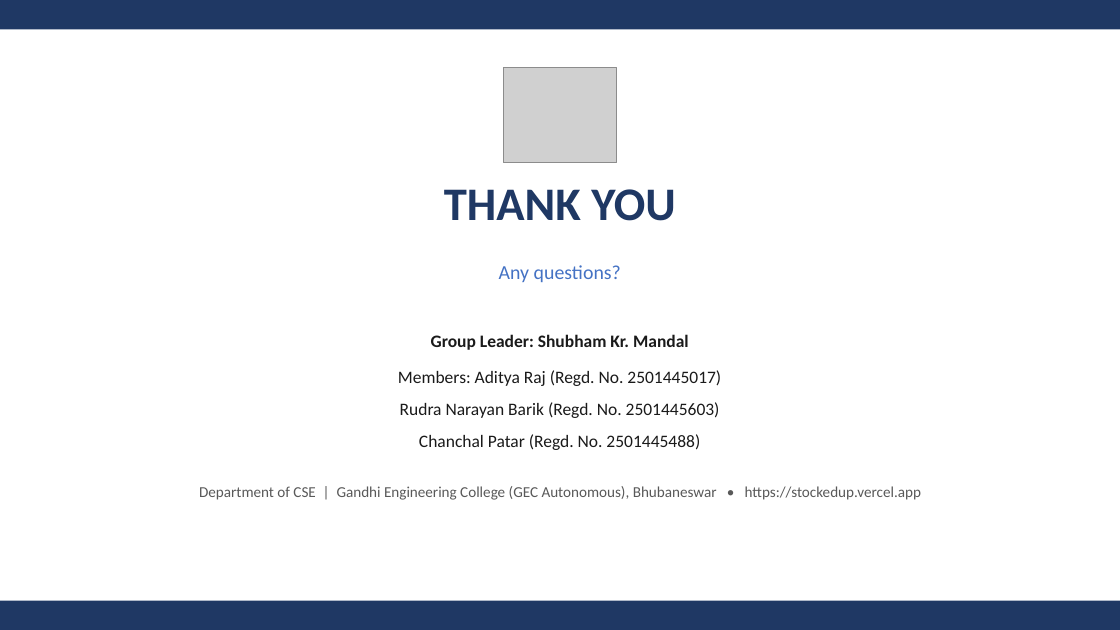
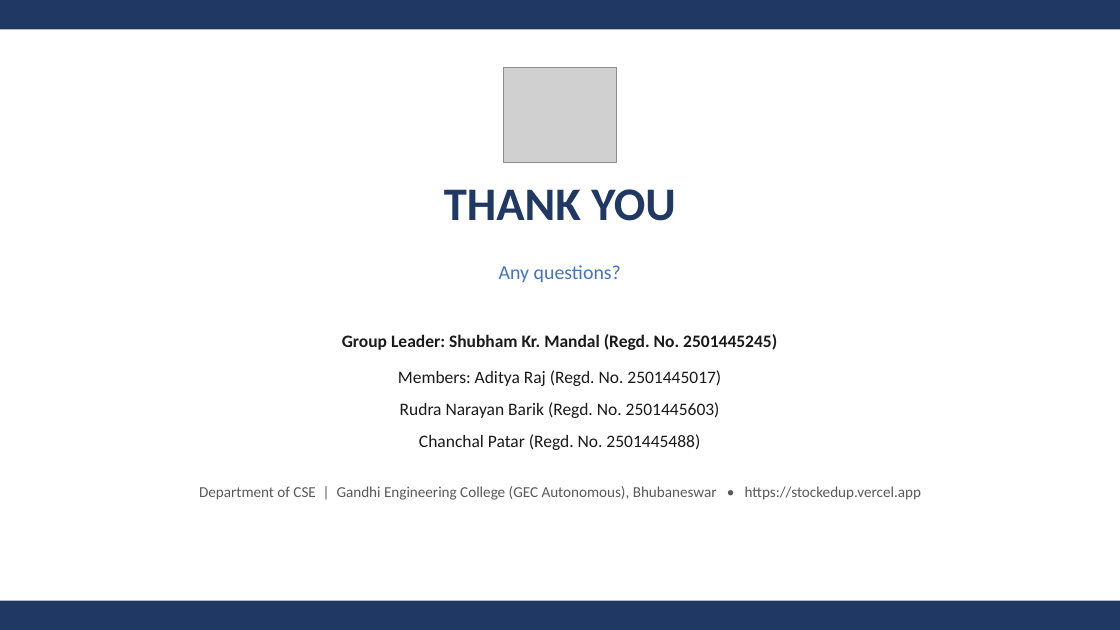
Before and after one commit to adittsingh/Online-Shopping-E-Commerce-System, a slide deck: slide 13 of Stockedup_Project_Presentation.pptx. Drawn at 1120x630 pixels with LibreOffice and Linux fonts; fonts in the diff are those of the drawing; grey boxes stand for pictures. Boxes give left, top, right and bottom in pixels: in the first picture for what was removed or moved away, otherwise in the second. Text is boxed around its words. In the diff, an @@ line names an element or a change of style, - is before the commit and + after.

Commit message:
Add Regd. No. 2501445245 for group leader in presentation team slides

```diff
--- a/Stockedup_Project_Presentation.pptx
+++ b/Stockedup_Project_Presentation.pptx
@@ text at bbox=[342, 334, 777, 350]: text changed @@
-Group Leader: Shubham Kr. Mandal
+Group Leader: Shubham Kr. Mandal (Regd. No. 2501445245)
```
Also in this commit, not shown: 1 other slide changed, 1 other file.
